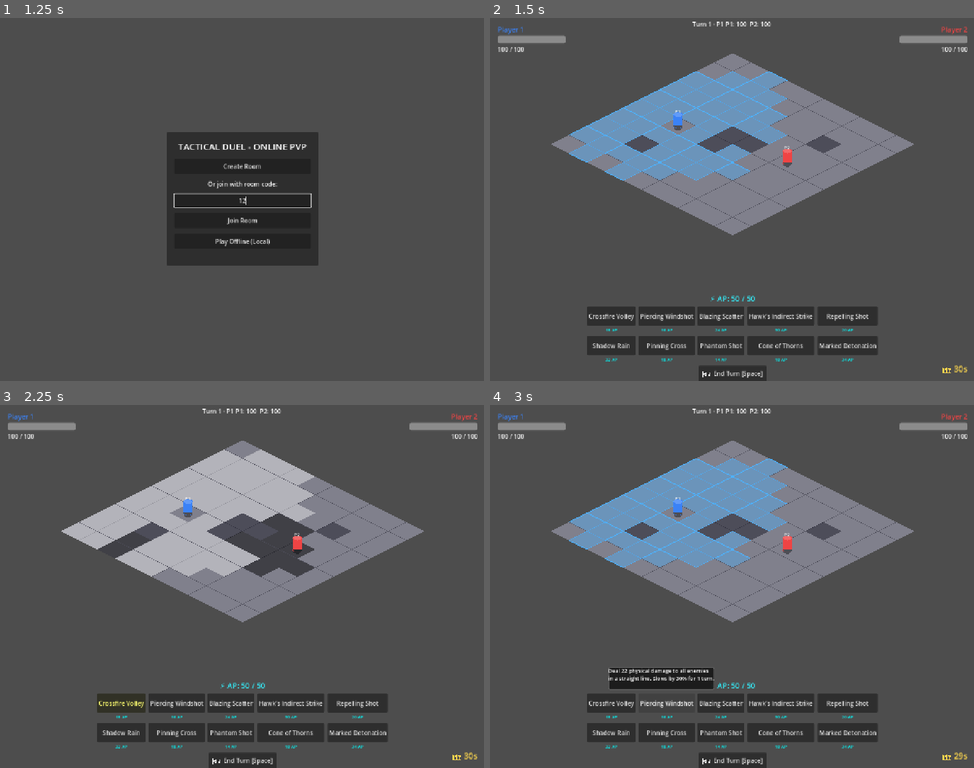
Above: before the commit, frames 1-4 (two rows, left to right).
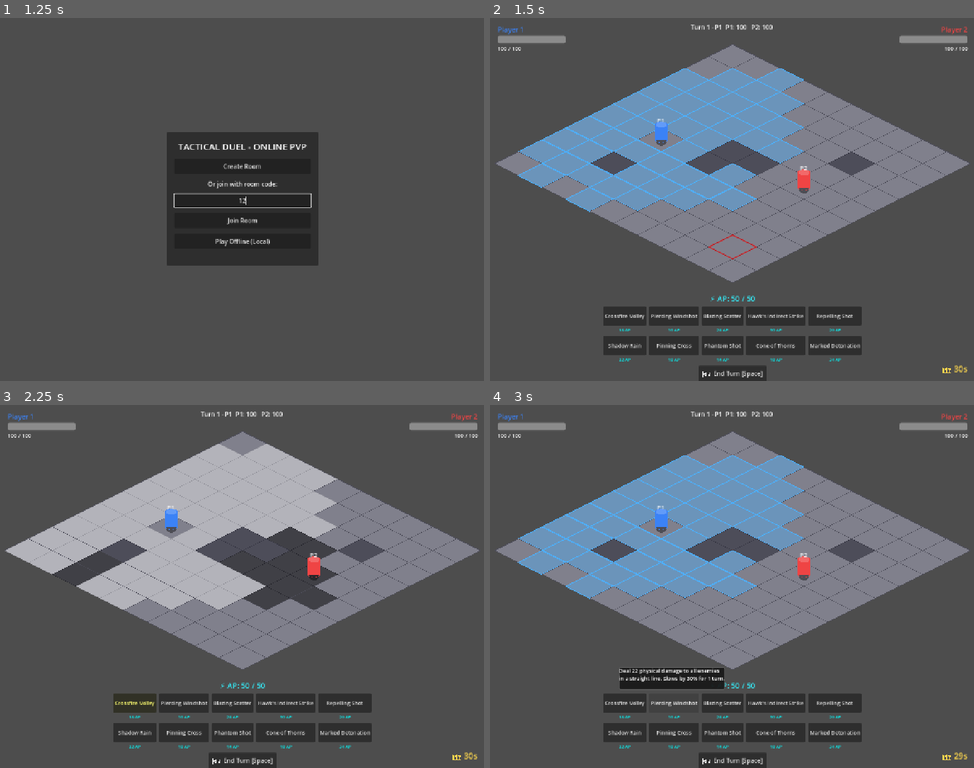
Above: after the commit, the same moments.

Repository: koppkvn/THEGAME
Game: Godot game, scene res://scenes/Main.tscn
Two runs of this game, one before a commit and one after it. Both use one fixed random seed, a clock stepped at 60 frames per second and the inputs below.
Inputs (mouse positions are in pixels of both pictures, inside the frame that each line leads up to):
- Up to frame 1 (1.25 s): click (242, 199) at 0.52 s; type "12" at 0.6 s
- Up to frame 2 (1.5 s): click "Play Offline (Local)" at 1.25 s
- Up to frame 3 (2.25 s): click "Crossfire Volley" at 2 s
- Up to frame 4 (3 s): click "Piercing Windshot" at 2.75 s

Frame 1 is identical in both runs. In frame 2, 23% of the frame differs, in the area x 1-99%, y 1-95%; in frame 3, 21%; in frame 4, 23%.

Commit message:
test for mobile

Diff:
--- a/scenes/Board.gd
+++ b/scenes/Board.gd
@@ -153,6 +153,7 @@
 
 func draw_tile(col, row, fill_color, stroke_color, width=1.0):
 	var poly = Iso.get_tile_polygon(col, row)
+	var stroke_width = width * max(Iso.get_tile_scale(), 0.75)
 
 	if fill_color:
 		draw_colored_polygon(poly, fill_color)
@@ -161,4 +162,4 @@
 		# Godot 4 draw_polyline needs closed loop
 		var pts = Array(poly)
 		pts.append(poly[0])
-		draw_polyline(PackedVector2Array(pts), stroke_color, width)
+		draw_polyline(PackedVector2Array(pts), stroke_color, stroke_width)
--- a/scenes/Main.gd
+++ b/scenes/Main.gd
@@ -1,6 +1,9 @@
 extends Node2D
 
 @onready var board = $Board
+@onready var hud = $CanvasLayer/HUD
+@onready var top_bar = $CanvasLayer/HUD/TopBar
+@onready var bottom_bar = $CanvasLayer/HUD/BottomBar
 
 @onready var units_container = $Units
 @onready var turn_label = $CanvasLayer/HUD/TopBar/TurnLabel
@@ -14,6 +17,10 @@
 
 
 # HP Display nodes
+@onready var p1_hp_display = $CanvasLayer/HUD/P1HPDisplay
+@onready var p2_hp_display = $CanvasLayer/HUD/P2HPDisplay
+@onready var p1_name = $CanvasLayer/HUD/P1HPDisplay/P1Name
+@onready var p2_name = $CanvasLayer/HUD/P2HPDisplay/P2Name
 @onready var p1_hp_bar = $CanvasLayer/HUD/P1HPDisplay/P1HPBar
 @onready var p1_hp_label = $CanvasLayer/HUD/P1HPDisplay/P1HPLabel
 @onready var p2_hp_bar = $CanvasLayer/HUD/P2HPDisplay/P2HPBar
@@ -41,6 +48,32 @@
 var hovered_tile = null
 var turn_time_remaining: float = 30.0
 const TURN_DURATION: float = 30.0
+
+# Responsive layout
+const UI_BASE_MIN_SIDE = 800.0
+const UI_SCALE_MIN = 1.0
+const UI_SCALE_MAX = 1.6
+const BASE_TOPBAR_HEIGHT = 40.0
+const BASE_SPELL_BTN_SIZE = Vector2(100, 50)
+const BASE_SPELL_FONT_SIZE = 14
+const BASE_SPELL_LABEL_FONT_SIZE = 11
+const BASE_END_TURN_SIZE = Vector2(180, 40)
+const BASE_END_TURN_FONT_SIZE = 16
+const BASE_AP_FONT_SIZE = 20
+const BASE_TIMER_FONT_SIZE = 22
+const BASE_TOPBAR_FONT_SIZE = 16
+const BASE_HP_NAME_FONT_SIZE = 18
+const BASE_HP_LABEL_FONT_SIZE = 14
+const BASE_HP_BAR_SIZE = Vector2(150, 20)
+const BASE_TOPBAR_GAP = 8.0
+const BASE_HUD_EDGE_PADDING = 8.0
+const BOARD_PADDING = 12.0
+const MIN_BOARD_SCALE = 0.6
+const MAX_BOARD_SCALE = 2.0
+
+var ui_scale: float = 1.0
+var is_portrait: bool = false
+var safe_area_rect: Rect2 = Rect2()
 
 # Persistent unit node references for animation
 var unit_nodes: Dictionary = {}
@@ -72,6 +105,7 @@
 
 	# Show lobby first
 	show_lobby()
+	call_deferred("apply_responsive_layout", 0)
 
 func show_lobby():
 	# Create lobby panel
@@ -315,16 +349,171 @@
 	if event is InputEventKey and event.pressed and event.keycode == KEY_SPACE:
 		_on_end_turn_pressed()
 
+func _get_window_size() -> Vector2:
+	return get_viewport_rect().size * _get_canvas_scale()
+
+func _get_canvas_scale() -> float:
+	var scale = get_viewport().get_canvas_transform().get_scale()
+	var value = min(scale.x, scale.y)
+	return value if value > 0.0 else 1.0
+
+func _get_window_safe_area() -> Rect2:
+	var window_size = _get_window_size()
+	var safe_rect = Rect2(Vector2.ZERO, window_size)
+	if ClassDB.class_has_method("DisplayServer", "get_display_safe_area"):
+		var rect = DisplayServer.call("get_display_safe_area")
+		if rect is Rect2:
+			safe_rect = rect
+	elif ClassDB.class_has_method("DisplayServer", "screen_get_usable_rect"):
+		var screen_id = 0
+		if ClassDB.class_has_method("DisplayServer", "window_get_current_screen"):
+			screen_id = DisplayServer.call("window_get_current_screen")
+		var rect = DisplayServer.call("screen_get_usable_rect", screen_id)
+		if rect is Rect2:
+			safe_rect = rect
+	elif ClassDB.class_has_method("OS", "get_window_safe_area"):
+		var rect = OS.call("get_window_safe_area")
+		if rect is Rect2:
+			safe_rect = rect
+	if safe_rect.size == Vector2.ZERO:
+		safe_rect = Rect2(Vector2.ZERO, window_size)
+	return safe_rect
+
+func _window_rect_to_canvas_rect(window_rect: Rect2) -> Rect2:
+	var inv = get_viewport().get_canvas_transform().affine_inverse()
+	var top_left = inv * window_rect.position
+	var bottom_right = inv * (window_rect.position + window_rect.size)
+	return Rect2(top_left, bottom_right - top_left)
+
+func _get_safe_area_rect() -> Rect2:
+	var viewport_rect = get_viewport_rect()
+	var safe_rect = _window_rect_to_canvas_rect(_get_window_safe_area())
+	var clipped = safe_rect.intersection(viewport_rect)
+	return clipped if clipped.size != Vector2.ZERO else viewport_rect
+
+func _update_ui_scale(window_safe_size: Vector2) -> void:
+	var min_side = max(1.0, min(window_safe_size.x, window_safe_size.y))
+	var physical_scale = clamp(UI_BASE_MIN_SIDE / min_side, UI_SCALE_MIN, UI_SCALE_MAX)
+	ui_scale = physical_scale / _get_canvas_scale()
+	is_portrait = window_safe_size.y >= window_safe_size.x
+
+func _apply_safe_area_offsets(viewport_rect: Rect2, safe_rect: Rect2) -> void:
+	hud.offset_left = safe_rect.position.x
+	hud.offset_top = safe_rect.position.y
+	hud.offset_right = safe_rect.position.x + safe_rect.size.x - viewport_rect.size.x
+	hud.offset_bottom = safe_rect.position.y + safe_rect.size.y - viewport_rect.size.y
+
+func _apply_ui_metrics() -> void:
+	var scale = ui_scale
+	var edge_pad = BASE_HUD_EDGE_PADDING * scale
+	var top_bar_height = BASE_TOPBAR_HEIGHT * scale
+	top_bar.add_theme_constant_override("separation", int(BASE_TOPBAR_GAP * scale))
+	top_bar.offset_top = edge_pad
+	top_bar.offset_bottom = edge_pad + top_bar_height
+
+	turn_label.add_theme_font_size_override("font_size", int(BASE_TOPBAR_FONT_SIZE * scale))
+	p1_status.add_theme_font_size_override("font_size", int(BASE_TOPBAR_FONT_SIZE * scale))
+	p2_status.add_theme_font_size_override("font_size", int(BASE_TOPBAR_FONT_SIZE * scale))
+
+	p1_name.add_theme_font_size_override("font_size", int(BASE_HP_NAME_FONT_SIZE * scale))
+	p2_name.add_theme_font_size_override("font_size", int(BASE_HP_NAME_FONT_SIZE * scale))
+	p1_hp_label.add_theme_font_size_override("font_size", int(BASE_HP_LABEL_FONT_SIZE * scale))
+	p2_hp_label.add_theme_font_size_override("font_size", int(BASE_HP_LABEL_FONT_SIZE * scale))
+
+	p1_hp_bar.custom_minimum_size = BASE_HP_BAR_SIZE * scale
+	p2_hp_bar.custom_minimum_size = BASE_HP_BAR_SIZE * scale
+
+	p1_hp_display.offset_left = 20.0 * scale
+	p1_hp_display.offset_top = 20.0 * scale
+	p1_hp_display.offset_right = 200.0 * scale
+	p1_hp_display.offset_bottom = 80.0 * scale
+
+	p2_hp_display.offset_left = -200.0 * scale
+	p2_hp_display.offset_top = 20.0 * scale
+	p2_hp_display.offset_right = -20.0 * scale
+	p2_hp_display.offset_bottom = 80.0 * scale
+
+	timer_label.add_theme_font_size_override("font_size", int(BASE_TIMER_FONT_SIZE * scale))
+	timer_label.offset_left = -130.0 * scale
+	timer_label.offset_top = -50.0 * scale
+	timer_label.offset_right = -20.0 * scale
+	timer_label.offset_bottom = -15.0 * scale
+
+	ap_label.add_theme_font_size_override("font_size", int(BASE_AP_FONT_SIZE * scale))
+	bottom_bar.add_theme_constant_override("separation", int(BASE_TOPBAR_GAP * scale))
+	spell_container.add_theme_constant_override("h_separation", int(BASE_TOPBAR_GAP * scale))
+	spell_container.add_theme_constant_override("v_separation", int(BASE_TOPBAR_GAP * scale))
+
+	end_turn_btn.add_theme_font_size_override("font_size", int(BASE_END_TURN_FONT_SIZE * scale))
+	end_turn_btn.custom_minimum_size = BASE_END_TURN_SIZE * scale
+
+func _get_spell_columns(window_safe_size: Vector2) -> int:
+	if is_portrait:
+		return 3
+	if window_safe_size.x < 900.0:
+		return 4
+	return 5
+
+func _estimate_bottom_bar_height(spell_count: int, columns: int) -> float:
+	var scale = ui_scale
+	var separation = int(BASE_TOPBAR_GAP * scale)
+	var ap_height = max(ap_label.get_combined_minimum_size().y, BASE_AP_FONT_SIZE * scale)
+	var end_turn_height = max(end_turn_btn.custom_minimum_size.y, BASE_END_TURN_SIZE.y * scale)
+	var button_height = BASE_SPELL_BTN_SIZE.y * scale
+	var label_height = int(BASE_SPELL_LABEL_FONT_SIZE * scale) + int(6 * scale)
+	var row_height = button_height + label_height
+	var rows = max(1, int(ceil(float(spell_count) / float(max(columns, 1)))))
+	var spells_height = rows * row_height + max(0, rows - 1) * separation
+	return ap_height + separation + spells_height + separation + end_turn_height
+
+func _get_board_rect(safe_rect: Rect2, top_bar_height: float, bottom_bar_height: float) -> Rect2:
+	var padding = BOARD_PADDING * ui_scale
+	var pos = safe_rect.position + Vector2(padding, top_bar_height + padding)
+	var size = safe_rect.size - Vector2(padding * 2.0, top_bar_height + bottom_bar_height + padding * 2.0)
+	if size.x <= 0.0 or size.y <= 0.0:
+		return safe_rect
+	return Rect2(pos, size)
+
+func _update_board_scale(board_rect: Rect2) -> void:
+	var base_size = Iso.get_board_size(Data.BOARD.rows, Data.BOARD.cols, Iso.BASE_TILE_W, Iso.BASE_TILE_H)
+	if base_size.x <= 0.0 or base_size.y <= 0.0:
+		return
+	var scale = min(board_rect.size.x / base_size.x, board_rect.size.y / base_size.y)
+	scale = clamp(scale, MIN_BOARD_SCALE, MAX_BOARD_SCALE)
+	Iso.set_tile_scale(scale)
+	Iso.compute_origin_in_rect(board_rect, Data.BOARD.rows, Data.BOARD.cols)
+
+func _get_spell_count_for_layout() -> int:
+	return Data.get_character_spells("RANGER").size()
+
+func apply_responsive_layout(spell_count: int) -> void:
+	var viewport_rect = get_viewport_rect()
+	var window_safe = _get_window_safe_area()
+	_update_ui_scale(window_safe.size)
+
+	safe_area_rect = _get_safe_area_rect()
+	_apply_safe_area_offsets(viewport_rect, safe_area_rect)
+	_apply_ui_metrics()
+
+	var columns = _get_spell_columns(window_safe.size)
+	spell_container.columns = columns
+
+	var bottom_bar_height = _estimate_bottom_bar_height(spell_count, columns)
+	bottom_bar.offset_top = -bottom_bar_height
+	bottom_bar.offset_bottom = 0.0
+
+	var top_bar_height = top_bar.offset_bottom - top_bar.offset_top
+	var board_rect = _get_board_rect(safe_area_rect, top_bar_height, bottom_bar_height)
+	_update_board_scale(board_rect)
+
+	board.queue_redraw()
+
 func _on_viewport_resized():
-	# Recalculate origin
-	Iso.compute_origin(get_viewport_rect().size.x, get_viewport_rect().size.y, Data.BOARD.rows, Data.BOARD.cols)
-	board.queue_redraw()
+	apply_responsive_layout(_get_spell_count_for_layout())
 	update_units_visuals()
 
 func update_all():
-	# Ensure Origin is set
-	Iso.compute_origin(get_viewport_rect().size.x, get_viewport_rect().size.y, Data.BOARD.rows, Data.BOARD.cols)
-
+	apply_responsive_layout(_get_spell_count_for_layout())
 	update_ui()
 	update_board_visuals()
 	update_units_visuals()
@@ -387,6 +576,10 @@
 
 	# Get spells dynamically from character class
 	var spell_list = Data.get_character_spells(char_id)
+	var button_size = BASE_SPELL_BTN_SIZE * ui_scale
+	var spell_font_size = int(BASE_SPELL_FONT_SIZE * ui_scale)
+	var cost_font_size = int(BASE_SPELL_LABEL_FONT_SIZE * ui_scale)
+	var label_spacing = int(4 * ui_scale)
 
 	for spell_id in spell_list:
 		var spell = Data.get_spell(spell_id)
@@ -396,11 +589,15 @@
 		# Create container for spell button + cooldown label
 		var container = VBoxContainer.new()
 		container.alignment = BoxContainer.ALIGNMENT_CENTER
+		container.size_flags_horizontal = Control.SIZE_EXPAND_FILL
+		container.add_theme_constant_override("separation", label_spacing)
 
 		# Use text button (no spell icons available yet)
 		var btn = Button.new()
 		btn.text = spell.label
-		btn.custom_minimum_size = Vector2(100, 50)
+		btn.custom_minimum_size = button_size
+		btn.add_theme_font_size_override("font_size", spell_font_size)
+		btn.size_flags_horizontal = Control.SIZE_EXPAND_FILL
 
 		# Custom tooltip on hover (replaces tooltip_text)
 		btn.mouse_entered.connect(show_spell_tooltip.bind(container, spell.desc))
@@ -439,7 +636,7 @@
 			label.text = "%d AP" % ap_cost
 			label.add_theme_color_override("font_color", Color.CYAN)
 		label.horizontal_alignment = HORIZONTAL_ALIGNMENT_CENTER
-		label.add_theme_font_size_override("font_size", 11)
+		label.add_theme_font_size_override("font_size", cost_font_size)
 		container.add_child(label)
 
 		spell_container.add_child(container)
@@ -532,11 +729,13 @@
 			u_node.set_script(UnitScene)
 			units_container.add_child(u_node)
 			u_node.set_unit(unit_data)
+			u_node.scale = Vector2.ONE * Iso.get_tile_scale()
 			unit_nodes[pid] = u_node
 		else:
 			# Animate existing unit to new position
 			var u_node = unit_nodes[pid]
 			u_node.unit_data = unit_data
+			u_node.scale = Vector2.ONE * Iso.get_tile_scale()
 			u_node.queue_redraw()
 
 			# Check if we have a pending path for this unit
--- a/scripts/Iso.gd
+++ b/scripts/Iso.gd
@@ -1,16 +1,39 @@
 class_name Iso
 
-const TILE_W = 96
-const TILE_H = 48
-const HALF_W = TILE_W / 2
-const HALF_H = TILE_H / 2
+const BASE_TILE_W = 96.0
+const BASE_TILE_H = 48.0
+
+static var tile_scale: float = 1.0
+static var tile_w: float = BASE_TILE_W
+static var tile_h: float = BASE_TILE_H
+static var half_w: float = BASE_TILE_W / 2.0
+static var half_h: float = BASE_TILE_H / 2.0
 
 
 # Origin will be set by the main controller based on screen size
 static var origin_x = 0
 static var origin_y = 0
 
+static func set_tile_scale(scale: float) -> void:
+	tile_scale = clamp(scale, 0.6, 2.5)
+	tile_w = BASE_TILE_W * tile_scale
+	tile_h = BASE_TILE_H * tile_scale
+	half_w = tile_w / 2.0
+	half_h = tile_h / 2.0
+
+static func get_tile_scale() -> float:
+	return tile_scale
+
+static func get_board_size(rows: int, cols: int, tile_width: float, tile_height: float) -> Vector2:
+	var half_width = tile_width / 2.0
+	var half_height = tile_height / 2.0
+	var span = (rows + cols - 2)
+	return Vector2(span * half_width + tile_width, span * half_height + tile_height)
+
 static func compute_origin(canvas_w: float, canvas_h: float, rows: int, cols: int) -> void:
+	compute_origin_in_rect(Rect2(Vector2.ZERO, Vector2(canvas_w, canvas_h)), rows, cols)
+
+static func compute_origin_in_rect(bounds: Rect2, rows: int, cols: int) -> void:
 	# Calculate bounding box of the grid
 	var corners = [
 		Vector2(0, 0),
@@ -25,8 +48,8 @@
 	var max_y = -INF
 
 	for p in corners:
-		var rx = (p.x - p.y) * HALF_W
-		var ry = (p.x + p.y) * HALF_H
+		var rx = (p.x - p.y) * half_w
+		var ry = (p.x + p.y) * half_h
 		if rx < min_x: min_x = rx
 		if rx > max_x: max_x = rx
 		if ry < min_y: min_y = ry
@@ -38,21 +61,22 @@
 	var center_rel_x = (min_x + max_x) / 2
 	var center_rel_y = (min_y + max_y) / 2
 
-	origin_x = canvas_w * 0.5 - center_rel_x
-	origin_y = canvas_h * 0.35 - center_rel_y
+	var center = bounds.position + bounds.size * 0.5
+	origin_x = center.x - center_rel_x
+	origin_y = center.y - center_rel_y
 
 static func grid_to_screen(col: int, row: int) -> Vector2:
-	var x = origin_x + (col - row) * HALF_W
-	var y = origin_y + (col + row) * HALF_H
+	var x = origin_x + (col - row) * half_w
+	var y = origin_y + (col + row) * half_h
 	return Vector2(x, y)
 
 static func get_tile_polygon(col: int, row: int) -> PackedVector2Array:
 	var c = grid_to_screen(col, row)
 	return PackedVector2Array([
-		Vector2(c.x, c.y - HALF_H), # Top
-		Vector2(c.x + HALF_W, c.y), # Right
-		Vector2(c.x, c.y + HALF_H), # Bottom
-		Vector2(c.x - HALF_W, c.y)  # Left
+		Vector2(c.x, c.y - half_h), # Top
+		Vector2(c.x + half_w, c.y), # Right
+		Vector2(c.x, c.y + half_h), # Bottom
+		Vector2(c.x - half_w, c.y)  # Left
 	])
 
 static func pixel_to_grid(px: float, py: float) -> Vector2i:
@@ -64,8 +88,8 @@
 	# col = (dx + dy) / 2
 	# row = (dy - dx) / 2
 
-	var dx = (px - origin_x) / HALF_W
-	var dy = (py - origin_y) / HALF_H
+	var dx = (px - origin_x) / half_w
+	var dy = (py - origin_y) / half_h
 
 	var col = round((dx + dy) / 2.0)
 	var row = round((dy - dx) / 2.0)
Not shown, changed: docs/index.html
Not shown, changed: docs/index.pck
Not shown, changed: docs/index.service.worker.js
